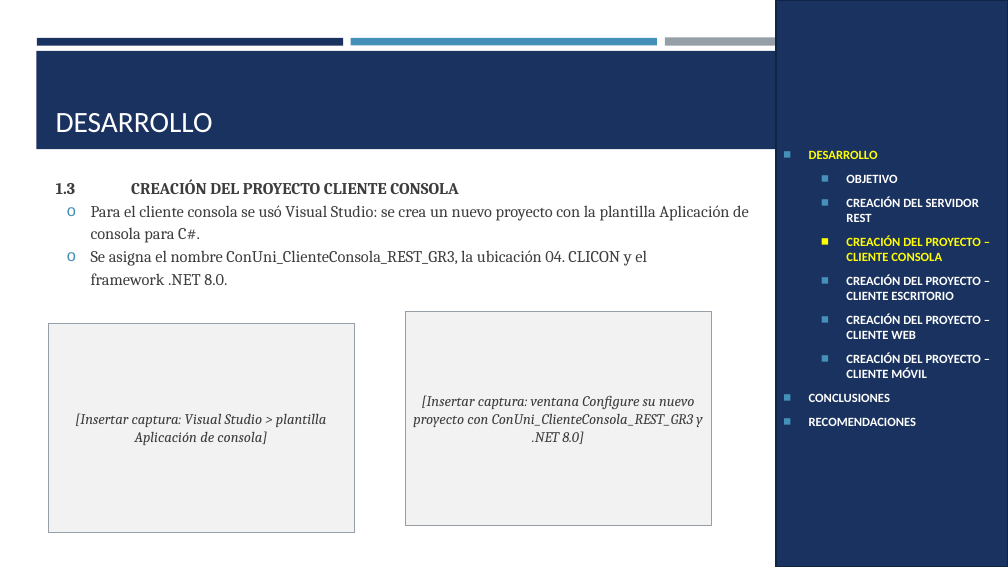
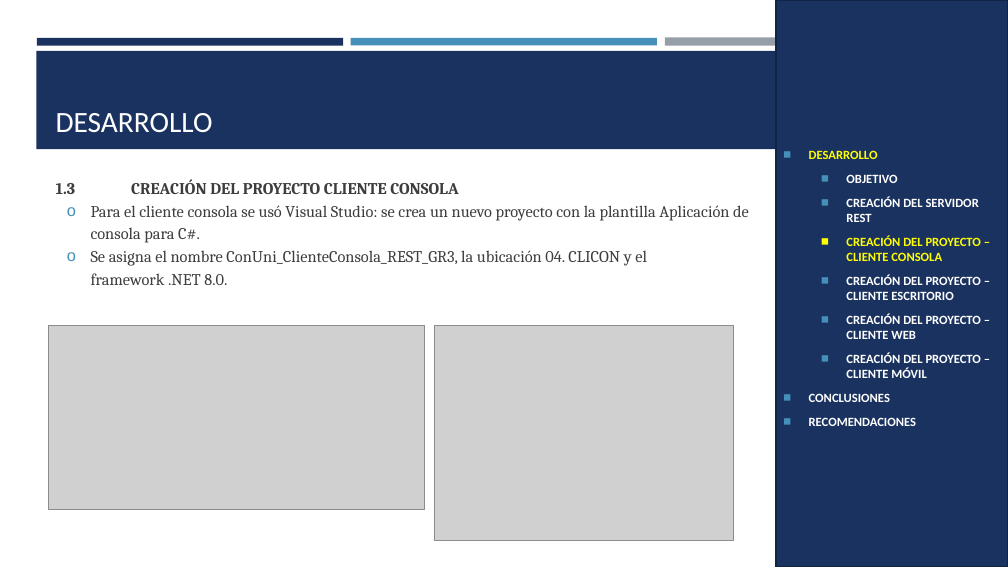
Before and after one commit to Teo344/Arquitectura_GRUPO03, a slide deck: slide 23 of TI.1.4. PAO202651_RESTFUL_DOTNET_SINBDD_NRC36884_GR03/05. DOCUMENTACION/PRESENTACION TI.1.4. RESTFUL sin BDD en DOTNET GR03.pptx. Drawn at 1008x567 pixels with LibreOffice and Linux fonts; fonts in the diff are those of the drawing; grey boxes stand for pictures. Boxes give left, top, right and bottom in pixels: in the first picture for what was removed or moved away, otherwise in the second. Text is boxed around its words. In the diff, an @@ line names an element or a change of style, - is before the commit and + after.

Commit message:
feat:add ppt for rest dotnet

```diff
--- a/TI.1.4. PAO202651_RESTFUL_DOTNET_SINBDD_NRC36884_GR03/05. DOCUMENTACION/PRESENTACION TI.1.4. RESTFUL sin BDD en DOTNET GR03.pptx
+++ b/TI.1.4. PAO202651_RESTFUL_DOTNET_SINBDD_NRC36884_GR03/05. DOCUMENTACION/PRESENTACION TI.1.4. RESTFUL sin BDD en DOTNET GR03.pptx
@@ rectangle removed at [48,323,355,532] @@
-[Insertar captura: Visual Studio > plantilla Aplicación de consola]
@@ picture added at [48,326,425,510] @@
@@ rectangle removed at [405,312,712,526] @@
-[Insertar captura: ventana Configure su nuevo proyecto con ConUni_ClienteConsola_REST_GR3 y .NET 8.0]
@@ picture added at [434,326,734,541] @@
```
Also in this commit, not shown: 25 other slides changed, 3 slides removed, 1 other file.
